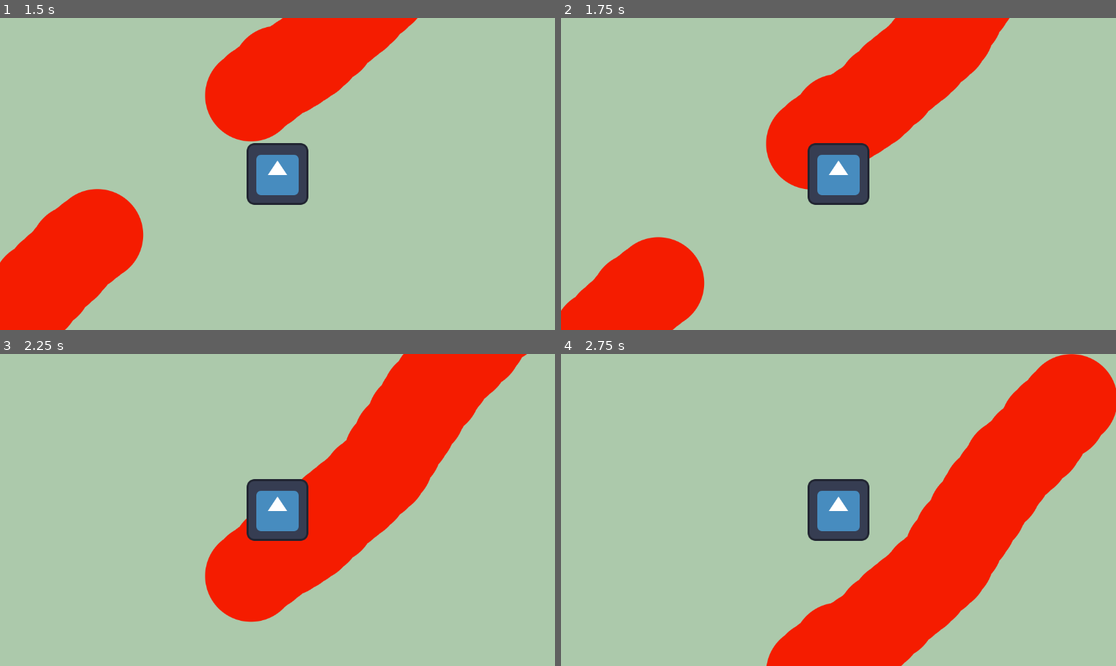
Above: before the commit, frames 1-4 (two rows, left to right).
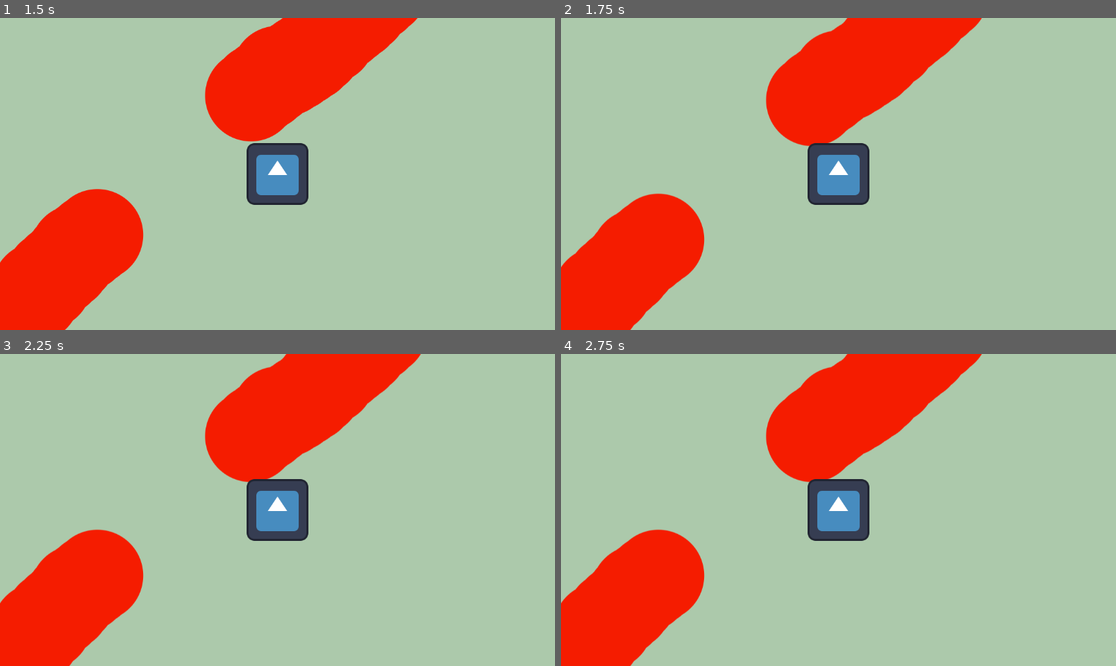
Above: after the commit, the same moments.

Repository: Laroustine/Global-GameJam_2024
Game: Godot game, scene res://menu/menu.tscn
Two runs of this game, one before a commit and one after it. Both use one fixed random seed, a clock stepped at 60 frames per second and the inputs below. The engine's default icon, where the game draws it, is replaced by a stand-in: a white triangle on a blue panel in a dark square.
Inputs:
- Up to frame 1 (1.5 s): click "PLAY" at 0.5 s; tap Enter at 1.25 s; hold Up (ui_up) from 1.28 s (still down)
- Up to frame 2 (1.75 s): keep holding Up (ui_up)
- Up to frame 3 (2.25 s): keep holding Up (ui_up)
- Up to frame 4 (2.75 s): keep holding Up (ui_up)

Frame 1 is identical in both runs. In frame 2, 12% of the frame differs, in the area x 0-81%, y 0-100%; in frame 3, 33%; in frame 4, 38%, in the area x 0-100%, y 0-100%.

Commit message:
gave colision to player

Diff:
--- a/player/Player.gd
+++ b/player/Player.gd
@@ -1,4 +1,4 @@
-extends Area2D
+extends CharacterBody2D
 
 @export var speed:int = 400
 @export var map_size:Vector2 = Vector2(2048,2048)
@@ -13,7 +13,7 @@
 
 func _physics_process(delta):
 	# returns the direction with analog support
-	var velocity = Input.get_vector("ui_left", "ui_right", "ui_up", "ui_down")
+	velocity = Input.get_vector("ui_left", "ui_right", "ui_up", "ui_down")
 
 	if velocity.length() > 0:
 		velocity = velocity.normalized() * speed
@@ -22,5 +22,4 @@
 		$AnimatedSprite2D.stop()
 
 
-	position += velocity * delta
-	#position = position.clamp(Vector2.ZERO, map_size)
+	move_and_slide()
--- a/player/Player.tscn
+++ b/player/Player.tscn
@@ -17,7 +17,7 @@
 [sub_resource type="RectangleShape2D" id="RectangleShape2D_pws2n"]
 size = Vector2(127, 127)
 
-[node name="Player" type="Area2D"]
+[node name="Player" type="CharacterBody2D"]
 script = ExtResource("1_qawca")
 
 [node name="AnimatedSprite2D" type="AnimatedSprite2D" parent="."]
